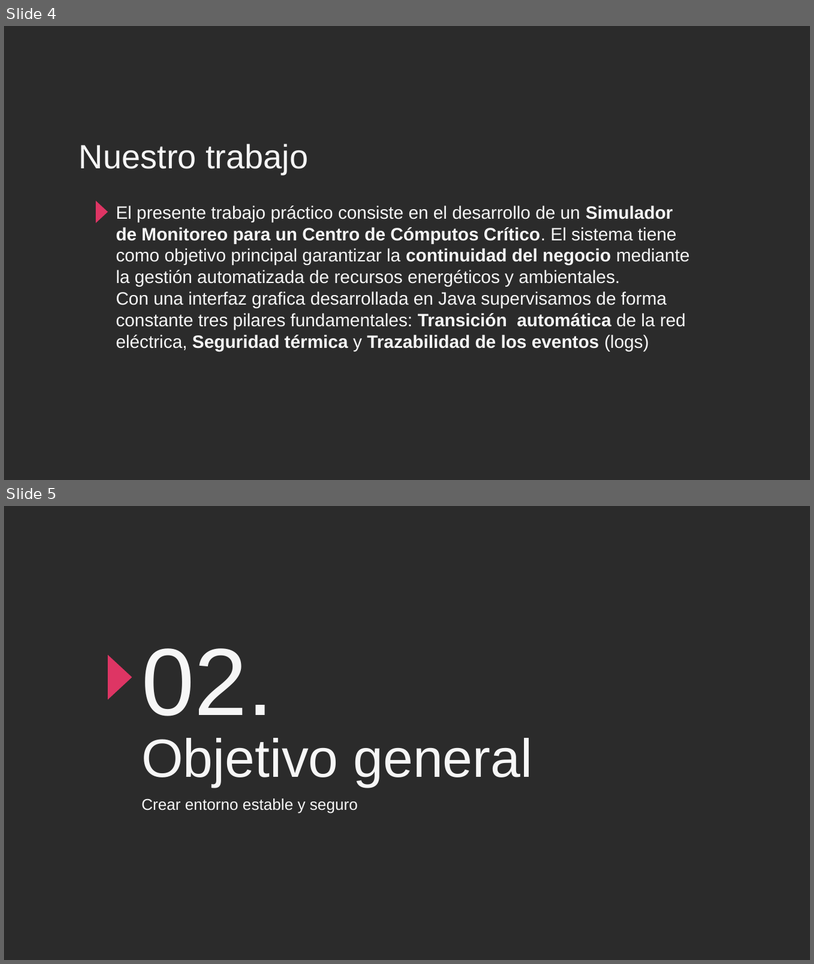
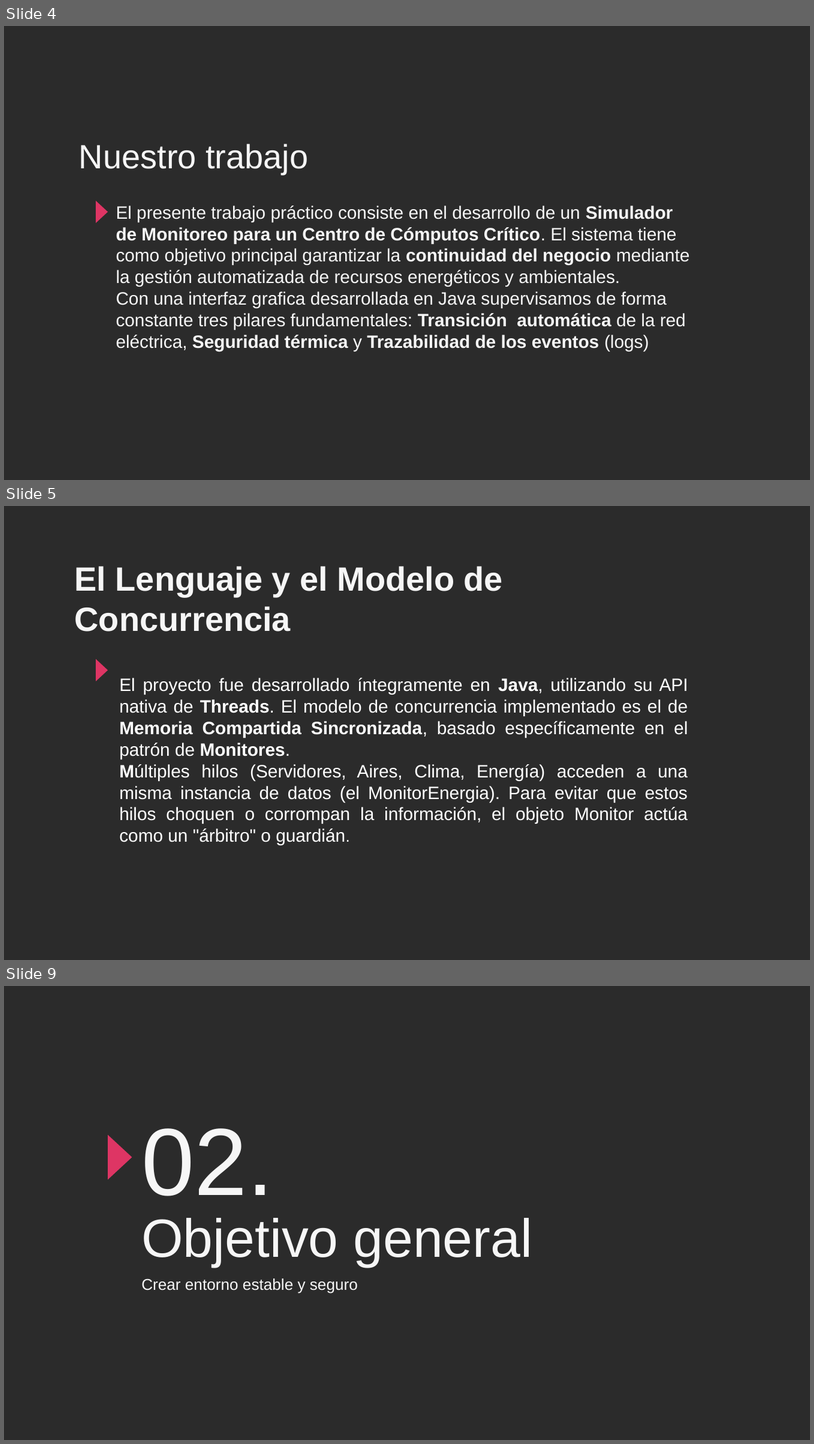
Before and after one commit to Juanpasq/concurrente-datacenter, a slide deck: documentacion/datacenter-final.pptx. Shown one above the other, each under a label of ours: slides 4 and 5 before the commit, slides 4, 5 and 9 after it; the slides between them are not shown. The pictures are 814x964 and 814x1444 pixels, drawn with LibreOffice and Linux fonts; fonts in the diff are those of the drawing; background and template pictures are left out; a plain dark background stands for a picture behind light text. Boxes give left, top, right and bottom in pixels: in the first picture for what was removed or moved away, otherwise in the second. Text is boxed around its words. In the diff, an @@ line names an element or a change of style, - is before the commit and + after.

```diff
--- a/documentacion/datacenter-final.pptx
+++ b/documentacion/datacenter-final.pptx
@@ slide 5 added at [4,506,810,960], background picture (left out) @@
@@ title added at [75,566,503,631], 30 pt, text #F6F6F6, bold @@
+El Lenguaje y el Modelo de Concurrencia
@@ triangle added at [96,659,108,681], fill #DE3564 @@
@@ text added at [119,678,689,845], 16 pt, text #FFFFFF @@
+El proyecto fue desarrollado íntegramente en Java, utilizando su API nativa de Threads. El modelo de concurrencia implementado es el de Memoria Compartida Sincronizada, basado específicamente en el patrón de Monitores.
+Múltiples hilos (Servidores, Aires, Clima, Energía) acceden a una misma instancia de datos (el MonitorEnergia). Para evitar que estos hilos choquen o corrompan la información, el objeto Monitor actúa como un "árbitro" o guardián.
@@ what was slide 5 is now slide 9 @@
```
Also in this commit, not shown: 3 other slides added, 1 other file.
